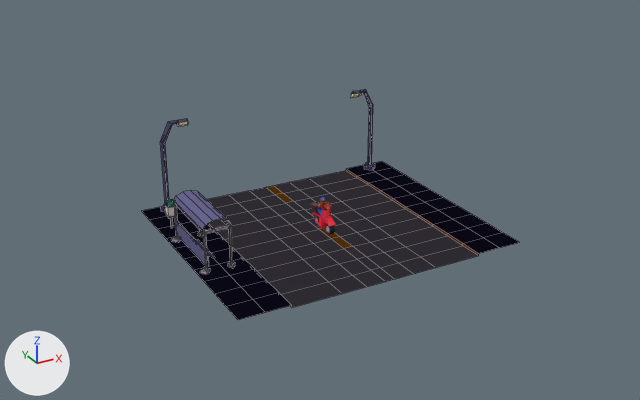
The Blender file WIP/vehicules.blend: old version first, new version second.
Camera for both pictures: a 50 mm camera at (-15.8, -28.5, 15.6) aimed at (-0.4, -0.5, 1.5). Lighting does not change. The marker at lower left points along +X, +Y and +Z. The first picture is the older version. Mesh edges are drawn as thin lines on the coarser meshes. The same objects are shown in both versions, whatever each file hides.

In view in the first picture: 'ROAD', 'ROAD2' and 2 more.
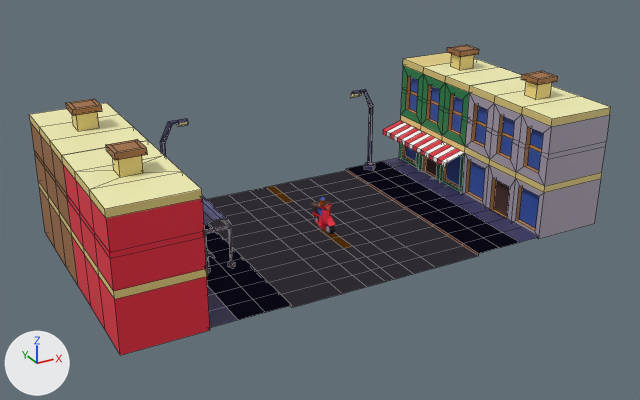
Changed parts and their boxes [x1, y1, x2, y2] in the pictures (640 x 400 px; the box of a moved part takes in the faces that stretch with it):
```json
{"object": "BUILDINGS", "change": "added", "after": [29, 45, 611, 355]}
{"object": "ROAD", "change": "reshaped", "before": [160, 89, 375, 212], "after": [160, 89, 539, 328]}
{"part": 1, "of": "me_plane", "change": "moved or reshaped", "after": [207, 264, 265, 328], "on screen": "not visible before"}
{"part": 2, "of": "me_plane", "change": "moved or reshaped", "after": [373, 158, 539, 248], "on screen": "not visible before"}
{"object": "ROAD2", "change": "unchanged, covered by the edit", "before": [142, 161, 519, 320], "after": [202, 196, 253, 319]}
```

Scene script edits in JSON lines:
```json
{"block": "me_plane", "where": "# used by ob_road; location = (0.0, 0.0, 0.0)"}
{"op": "remove", "block": "me_plane", "code": "me_plane.from_pydata(...)  # 236 vertices, 219 faces; spans x -6.0..6.0, y -5.0..5.0, z 0.0..4.0"}
{"op": "add", "block": "me_plane", "code": "me_plane.from_pydata(...)  # 236 vertices, 219 faces; spans x -7.0..7.0, y -5.0..5.0, z 0.0..4.0"}
{"block": "me_plane", "change": "me_plane part 1: all 11 vertices in x -6.0, y -5.0..5.0, z 0.1 are moved by (-1.0, 0.0, 0.0)"}
{"block": "me_plane", "change": "me_plane part 2: all 11 vertices in x 6.0, y -5.0..5.0, z 0.1 are moved by (1.0, 0.0, 0.0)"}
{"op": "add", "block": "me_plane_004", "code": ["me_plane_004 = bpy.data.meshes.new('Plane.004')", "me_plane_004.from_pydata(...)  # 651 vertices, 607 faces; spans x -10.0..10.0, y -5.0..5.0, z 0.0..5.9", "me_plane_004.materials.append(mat_material_001)  # picture img_lospec500_8x_png"]}
{"op": "add", "block": "ob_buildings", "code": ["ob_buildings = bpy.data.objects.new('BUILDINGS', me_plane_004)", "ob_buildings.location = (0.0, 0.0, 0.0)"]}
```
